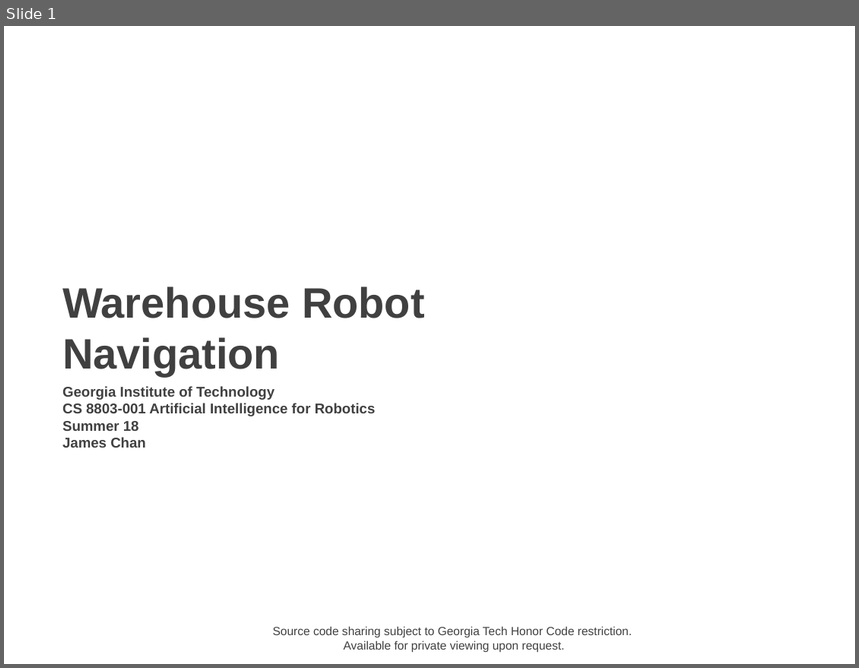
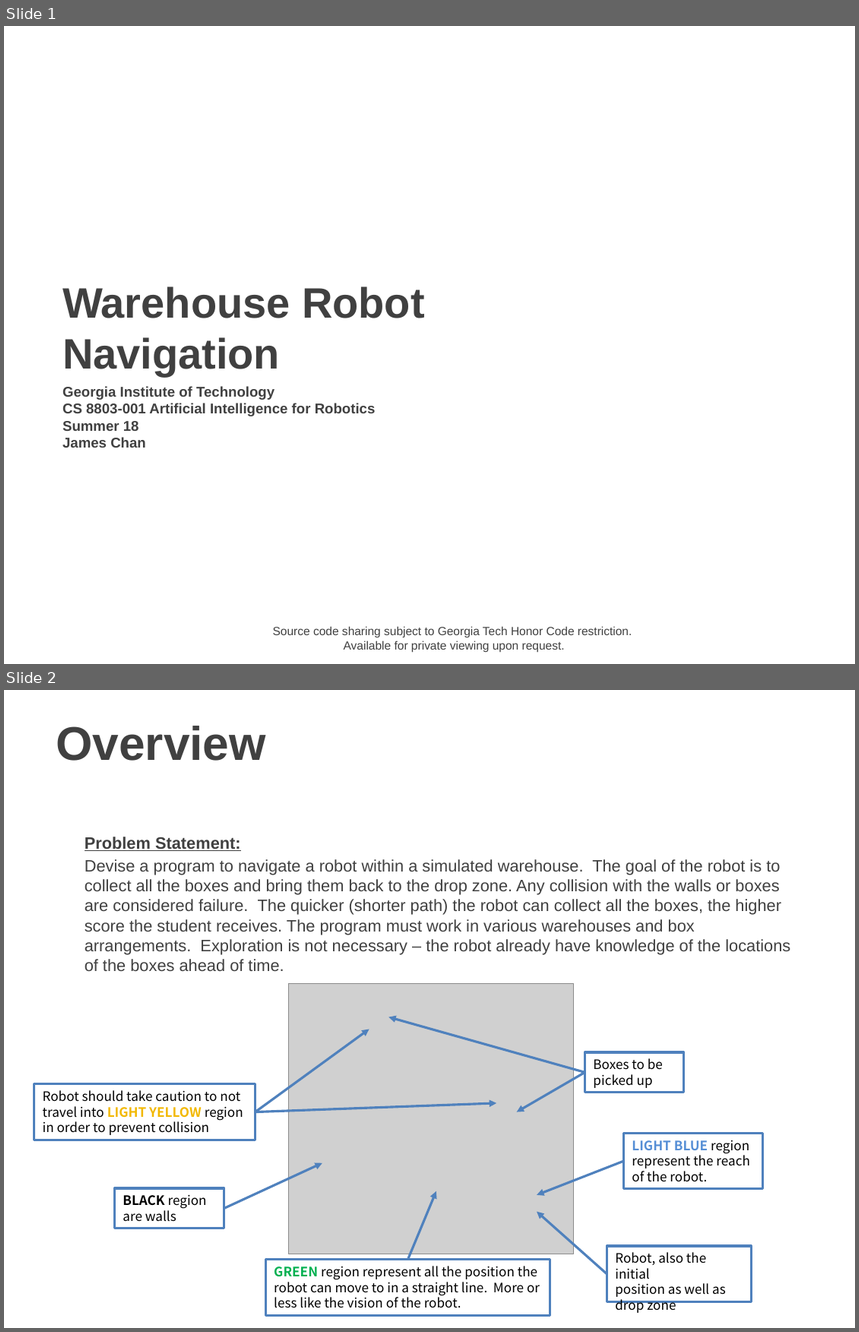
Before and after one commit to jameschanx/Georgia_Tech_School_Projects, a slide deck: Robot Warehouse Navigation - CS8803-001 AI for Robotics.pptx. Shown one above the other, each under a label of ours: slide 1 before the commit, slides 1 and 2 after it. The pictures are 859x668 and 859x1332 pixels, drawn with LibreOffice and Linux fonts; fonts in the diff are those of the drawing; grey boxes stand for pictures; background and template pictures are left out. Boxes give left, top, right and bottom in pixels: in the first picture for what was removed or moved away, otherwise in the second. Text is boxed around its words. In the diff, an @@ line names an element or a change of style, - is before the commit and + after.

```diff
--- a/Robot Warehouse Navigation - CS8803-001 AI for Robotics.pptx
+++ b/Robot Warehouse Navigation - CS8803-001 AI for Robotics.pptx
@@ slide 2 added at box(4, 690, 855, 1328), background picture (left out) @@
@@ title added at box(56, 726, 265, 761), 40 pt, text #404040, bold @@
+Overview
@@ text added at box(85, 837, 791, 971), 14 pt, text #404040 @@
+Problem Statement:
+Devise a program to navigate a robot within a simulated warehouse. The goal of the robot is to collect all the boxes and bring them back to the drop zone. Any collision with the walls or boxes are considered failure. The quicker (shorter path) the robot can collect all the boxes, the higher score the student receives. The program must work in various warehouses and box arrangements. Exploration is not necessary – the robot already have knowledge of the locations of the boxes ahead of time.
@@ picture added at box(289, 983, 573, 1255) @@
@@ arrow added from (255, 1113) to (369, 1030), #4F81BD 2 pt @@
@@ arrow added from (585, 1072) to (389, 1017), #4F81BD 2 pt @@
@@ rectangle added at box(585, 1053, 684, 1093), fill #FFFFFF, outline #4F81BD 2 pt, 11 pt, text #000000 @@
+Boxes to be picked up
@@ arrow added from (585, 1072) to (516, 1113), #4F81BD 2 pt @@
@@ rectangle added at box(34, 1084, 255, 1140), fill #FFFFFF, outline #4F81BD 2 pt, 11 pt, text #000000 @@
+Robot should take caution to not travel into LIGHT YELLOW region in order to prevent collision
@@ arrow added from (255, 1113) to (496, 1103), #4F81BD 2 pt @@
@@ rectangle added at box(623, 1134, 762, 1189), fill #FFFFFF, outline #4F81BD 2 pt, 11 pt, text #000000 @@
+LIGHT BLUE region
+represent the reach of the robot.
@@ arrow added from (224, 1208) to (322, 1163), #4F81BD 2 pt @@
@@ arrow added from (623, 1161) to (537, 1195), #4F81BD 2 pt @@
@@ rectangle added at box(115, 1189, 224, 1229), fill #FFFFFF, outline #4F81BD 2 pt, 11 pt, text #000000 @@
+BLACK region are walls
@@ arrow added from (408, 1260) to (436, 1192), #4F81BD 2 pt @@
@@ arrow added from (607, 1274) to (537, 1212), #4F81BD 2 pt @@
@@ rectangle added at box(607, 1246, 751, 1303), fill #FFFFFF, outline #4F81BD 2 pt, 11 pt, text #000000 @@
+Robot, also the initial
+position as well as
+drop zone
@@ rectangle added at box(265, 1260, 550, 1316), fill #FFFFFF, outline #4F81BD 2 pt, 11 pt, text #000000 @@
+GREEN region represent all the position the robot can move to in a straight line. More or less like the vision of the robot.
```
Also in this commit, not shown: 2 other slides added, 2 slides removed, 1 other file.
